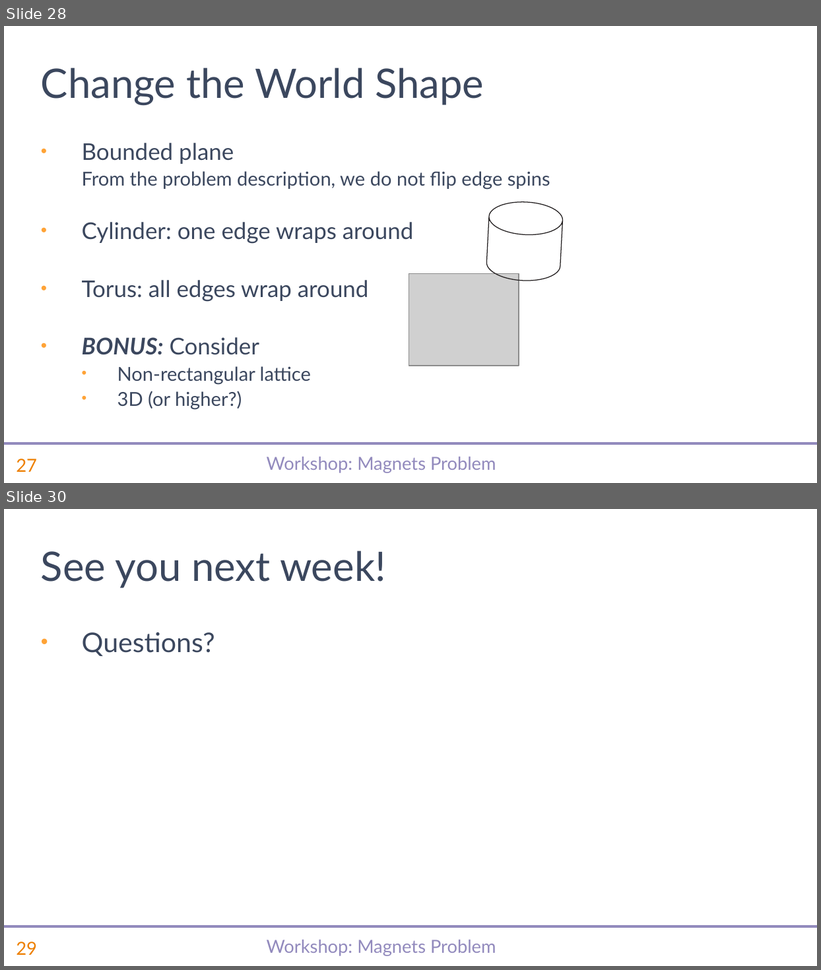
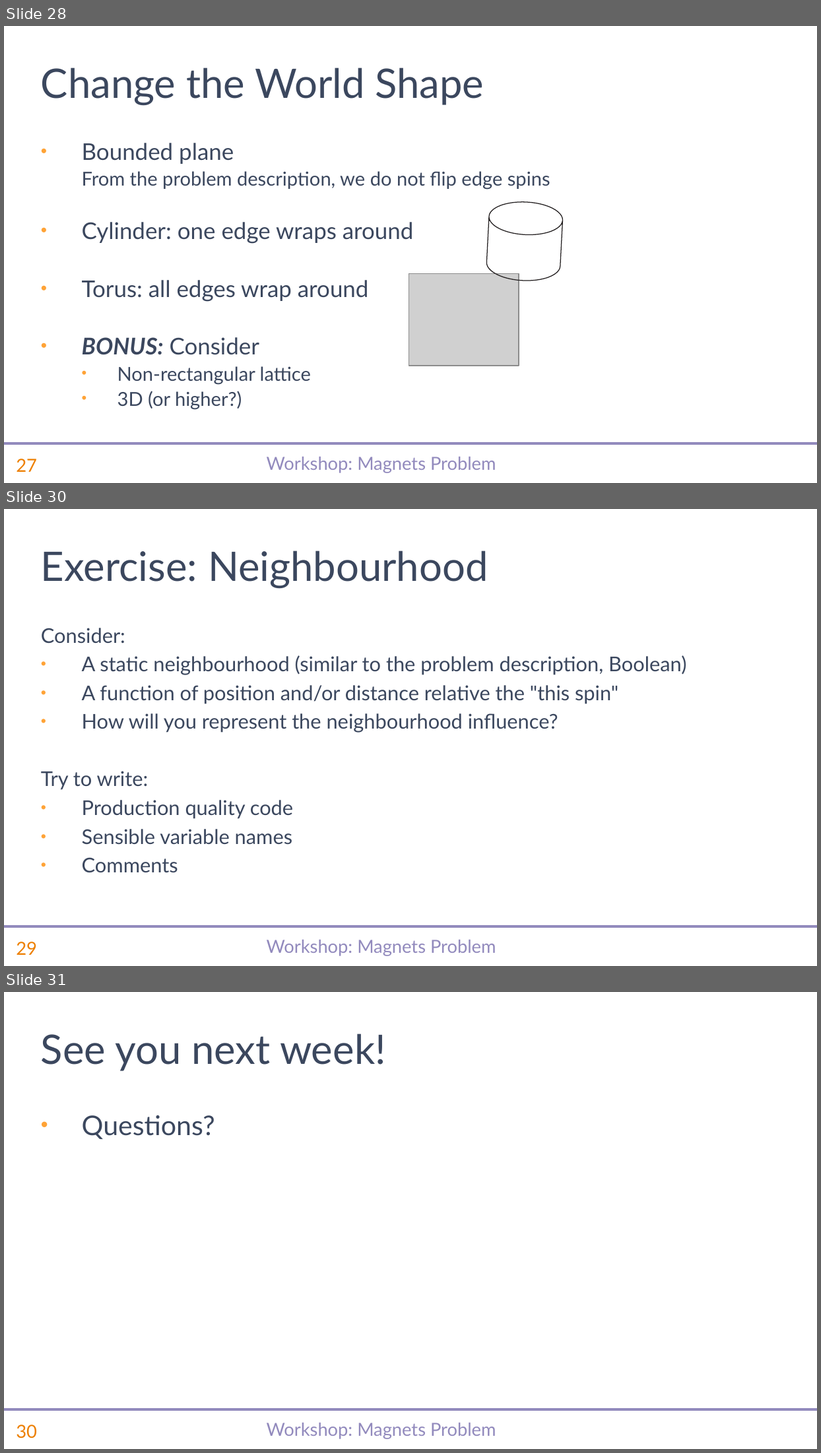
Before and after one commit to abrudz/SimCorp, a slide deck: magnets/slides.pptx. Shown one above the other, each under a label of ours: slides 28 and 30 before the commit, slides 28, 30 and 31 after it; the slides between them are not shown. The pictures are 821x970 and 821x1453 pixels, drawn with LibreOffice and Linux fonts; fonts in the diff are those of the drawing; grey boxes stand for pictures; background and template pictures are left out. Boxes give left, top, right and bottom in pixels: in the first picture for what was removed or moved away, otherwise in the second. Text is boxed around its words. In the diff, an @@ line names an element or a change of style, - is before the commit and + after.

Commit message:
make rules change exercise more specific

```diff
--- a/magnets/slides.pptx
+++ b/magnets/slides.pptx
@@ slide 30 added at (4, 509, 817, 966), background #FFFFFF; not listed: 3 template elements that a slide beside it also shows @@
@@ title added at (41, 551, 488, 589), 36 pt, text #3B475E @@
+Exercise: Neighbourhood
@@ text added at (41, 628, 686, 873), 18 pt, text #3B475E @@
+Consider:
+• A static neighbourhood (similar to the problem description, Boolean)
+• A function of position and/or distance relative the "this spin"
+• How will you represent the neighbourhood influence?
+Try to write:
+• Production quality code
+• Sensible variable names
+• Comments
@@ what was slide 30 is now slide 31 @@
@@ page number at (16, 1425, 37, 1439): text changed @@
-29
+30
```
Also in this commit, not shown: 1 other slide added, 1 slide removed, 1 other file.
